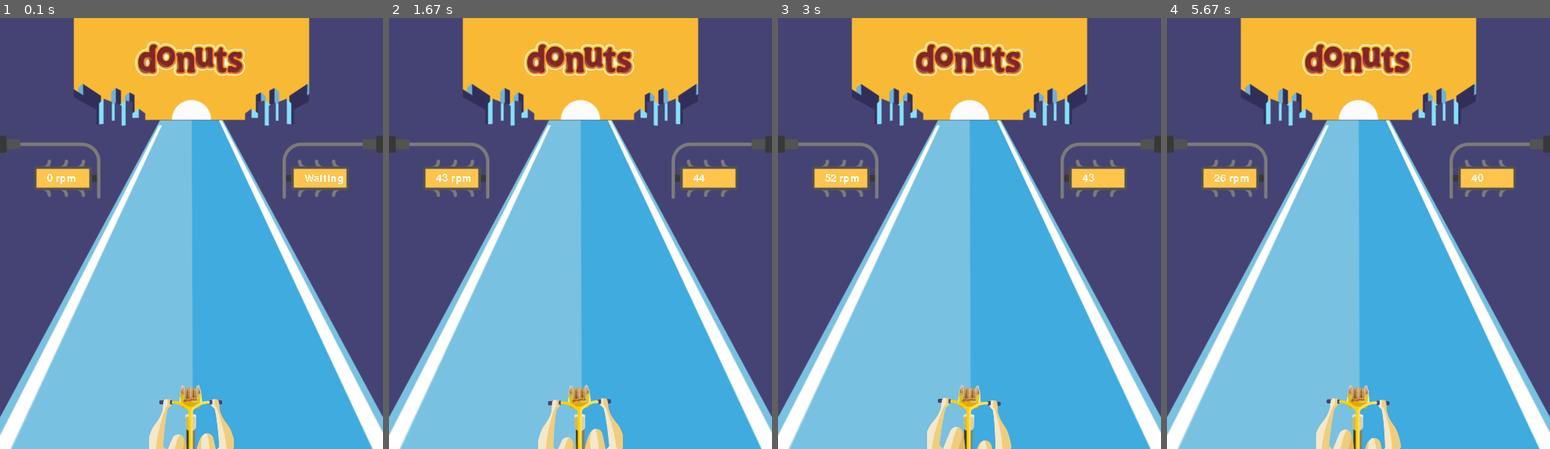
Above: before the commit, frames 1-4 (left to right).
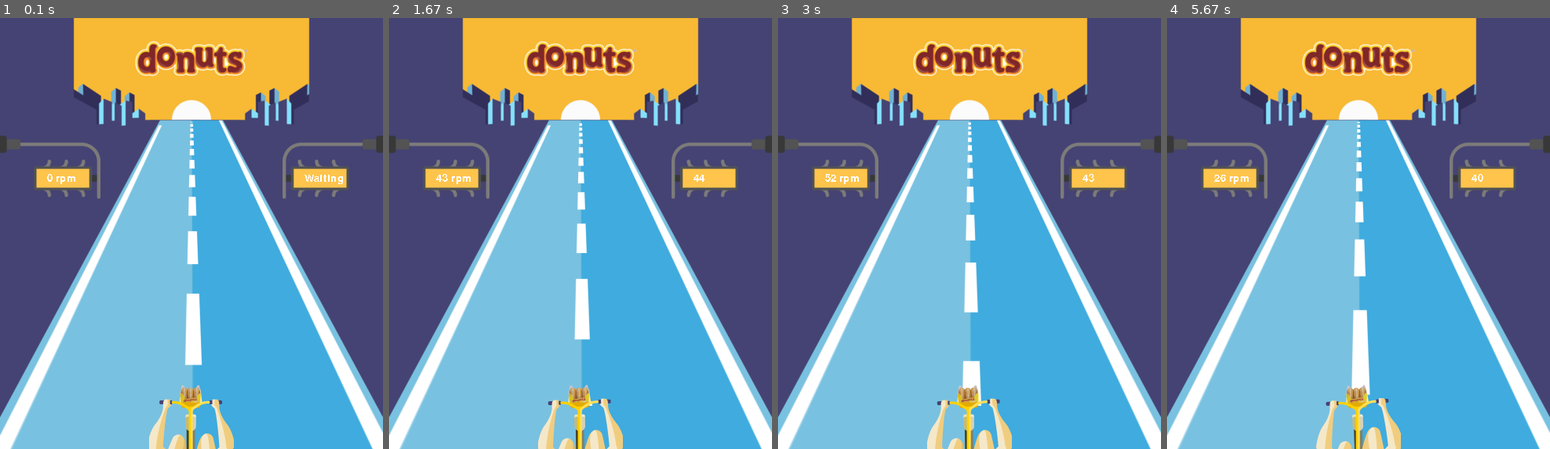
Above: after the commit, the same moments.

Repository: ibandominguez/pygame
Game: pygame game, started from game.py
Two runs of this game, one before a commit and one after it. Both use one fixed random seed, a clock stepped at 60 frames per second and the inputs below.
Inputs:
- Up to frame 1 (0.1 s): no input
- Up to frame 2 (1.67 s): hold Up 0.33-0.8 s; hold Down 0.83-1.13 s; hold Up 1.17-1.53 s; hold Down from 1.57 s (still down)
- Up to frame 3 (3 s): release Down at 1.93 s; hold Up 1.97-2.27 s; hold Down 2.3-2.6 s; hold Up from 2.63 s (still down)
- Up to frame 4 (5.67 s): release Up at 3 s; hold Down 3.03-3.4 s; hold Up 3.43-3.73 s; hold Down 3.77-4.07 s; hold Up 4.1-4.47 s; hold Down 4.5-4.87 s; hold Up 4.9-5.2 s; hold Down 5.23-5.53 s; hold Up from 5.57 s (still down)

The runs differ from the first frame. In frame 1, 1.2% of the frame differs, in the area x 38-62%, y 24-100%; in frame 2, 1.1%; in frame 3, 2.0%; in frame 4, 2.3%.

Commit message:
screen layers

Diff:
--- a/game.py
+++ b/game.py
@@ -64,10 +64,7 @@
 scoreboard = pygame.image.load(os.getcwd() + '/assets/scoreboard.png').convert_alpha()
 
 sprites = pygame.sprite.Group()
-bike_sprites = pygame.sprite.Group()
-sprites.add(bike, donuts)
-bike_sprites.add(bike, donuts)
-
+sprites.add(road, bike, donuts)
 
 while running:
     clock.tick(constants.FPS)
@@ -122,8 +119,6 @@
 
     sprites.update()
     sprites.draw(screen)
-    bike_sprites.update()
-    bike_sprites.draw(screen)
 
     if game_controller.is_resuming():
         scoreboard_pos = ((constants.WIDTH / 2) - (scoreboard.get_rect().size[0] / 2), constants.HEIGHT + 15 - scoreboard.get_rect().size[1])
